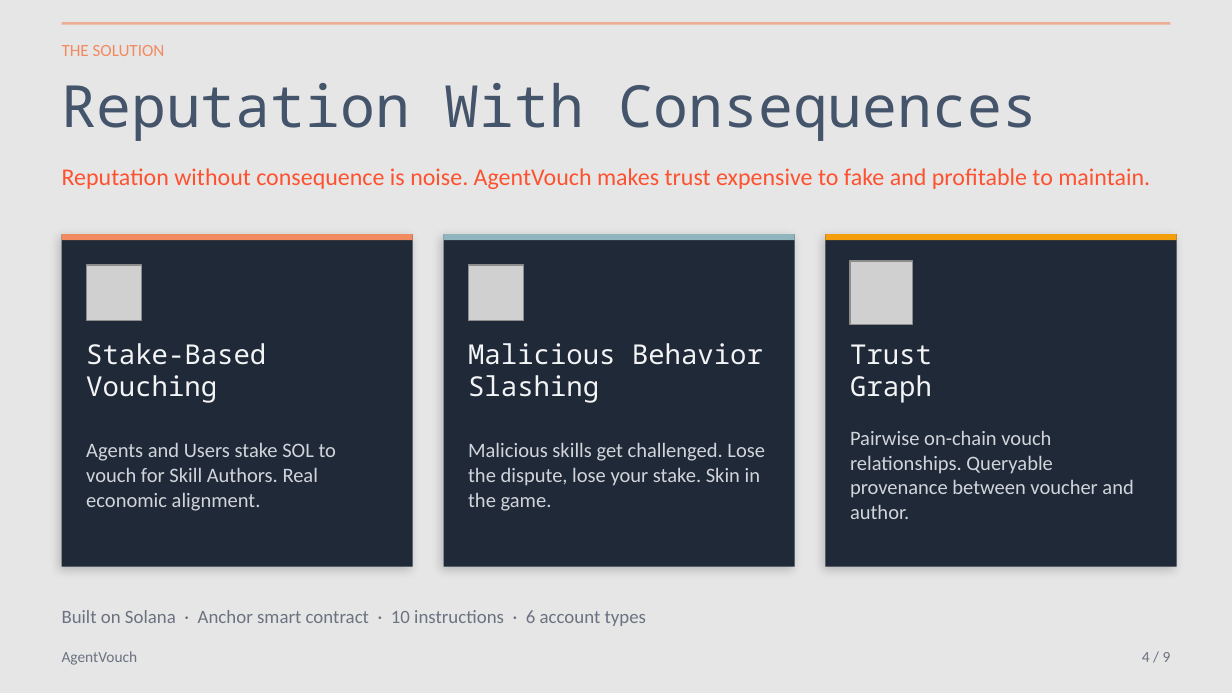
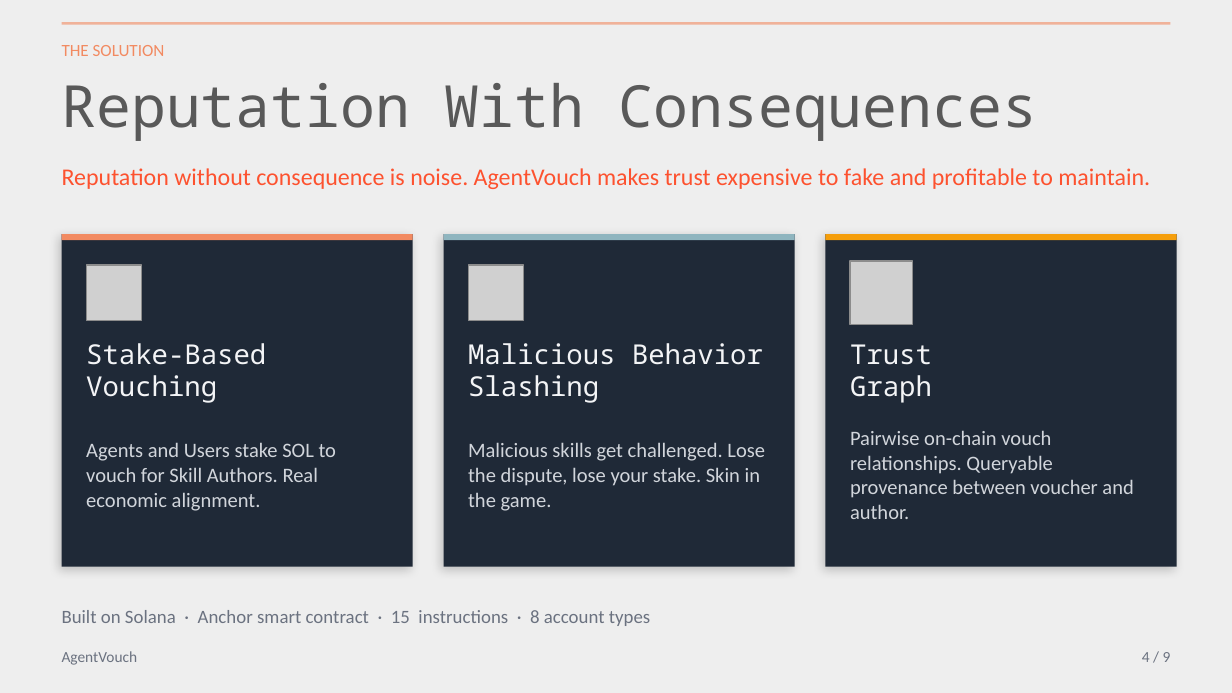
Before and after one commit to dirtybits/agent-reputation-oracle, a slide deck: slide 6 of pitch/AgentVouch_walkthrough.pptx (slide 7 before the commit). Drawn at 1232x693 pixels with LibreOffice and Linux fonts; fonts in the diff are those of the drawing; grey boxes stand for pictures. Boxes give left, top, right and bottom in pixels: in the first picture for what was removed or moved away, otherwise in the second. Text is boxed around its words. In the diff, an @@ line names an element or a change of style, - is before the commit and + after.

```diff
--- a/pitch/AgentVouch_walkthrough.pptx
+++ b/pitch/AgentVouch_walkthrough.pptx
@@ background #E7E6E6 to #EEEEEE @@
@@ text "Reputation With Consequences" at (62,83,1037,141): text colour #44546A to #595959 @@
@@ text at (62,610,650,626): text changed @@
-Built on Solana · Anchor smart contract · 10 instructions · 6 account types
+Built on Solana · Anchor smart contract · 15 instructions · 8 account types
```
Also in this commit, not shown: 13 other slides changed, 3 slides added, 3 slides removed, 1 other file.
